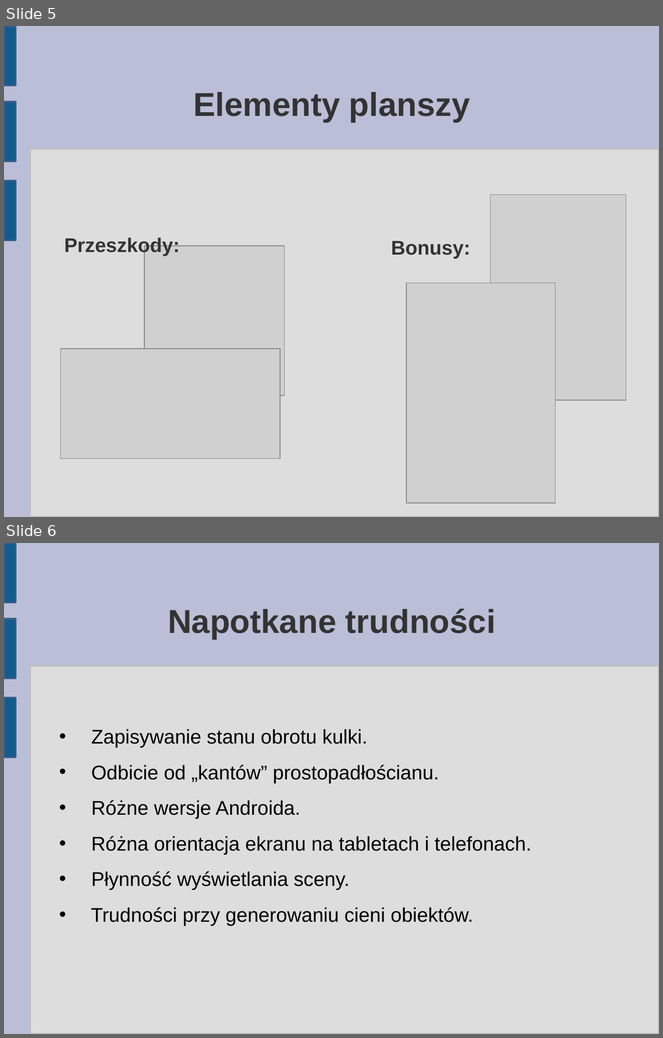
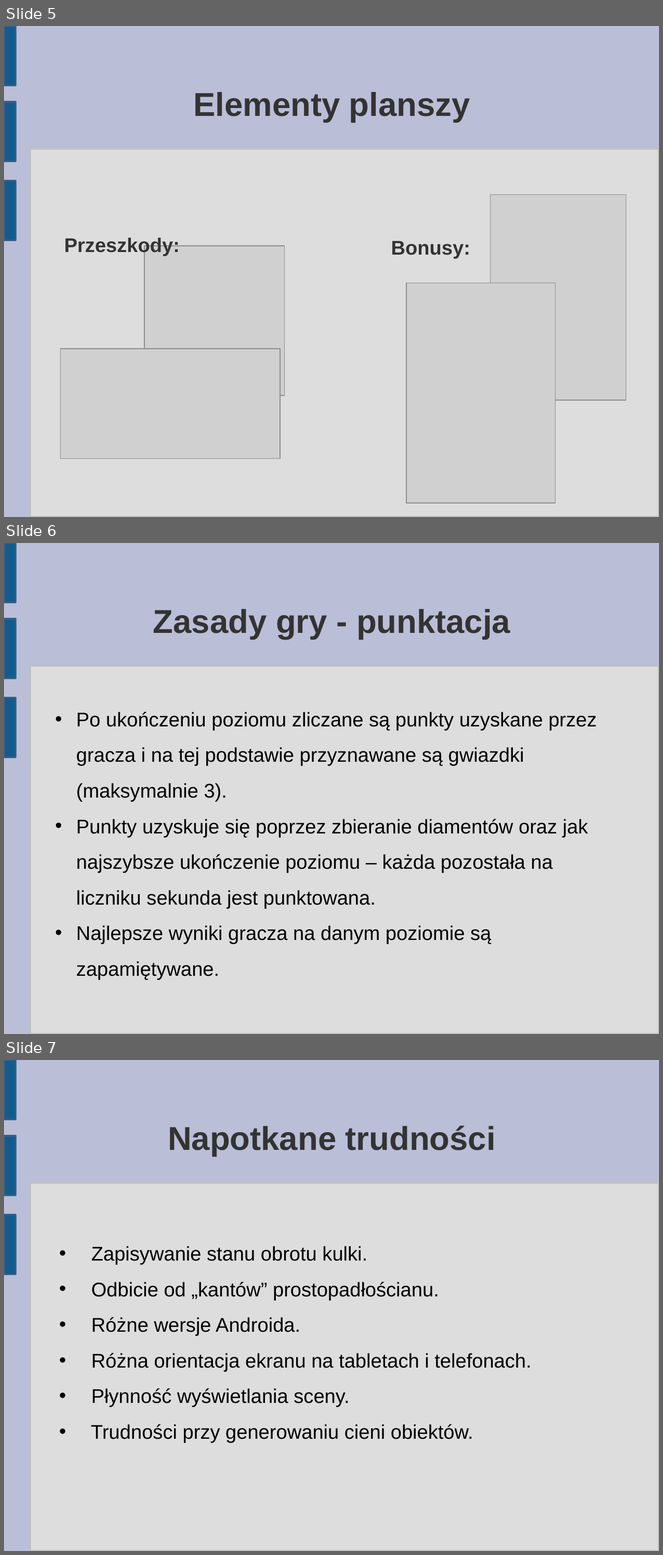
Before and after one commit to matkaczmarski/Praca-inzynierska, a slide deck: Prezentacja/Praca Inżynierska 2.odp. Shown one above the other, each under a label of ours: slides 5 and 6 before the commit, slides 5, 6 and 7 after it. The pictures are 663x1038 and 663x1555 pixels, drawn with LibreOffice and Linux fonts; fonts in the diff are those of the drawing; grey boxes stand for pictures. Boxes give left, top, right and bottom in pixels: in the first picture for what was removed or moved away, otherwise in the second. Text is boxed around its words. In the diff, an @@ line names an element or a change of style, - is before the commit and + after.

```diff
--- a/Prezentacja/Praca Inżynierska 2.odp
+++ b/Prezentacja/Praca Inżynierska 2.odp
@@ slide 6 added at bbox=[4, 543, 659, 1034], background #BABED6; not listed: 4 template elements that a slide beside it also shows @@
@@ title added at bbox=[153, 609, 510, 639], 40 pt, text #333333, bold @@
+Zasady gry - punktacja
@@ text added at bbox=[76, 712, 597, 980], 24 pt, text #000000 @@
+• Po ukończeniu poziomu zliczane są punkty uzyskane przez gracza i na tej podstawie przyznawane są gwiazdki (maksymalnie 3).
+• Punkty uzyskuje się poprzez zbieranie diamentów oraz jak najszybsze ukończenie poziomu – każda pozostała na liczniku sekunda jest punktowana.
+• Najlepsze wyniki gracza na danym poziomie są zapamiętywane.
@@ what was slide 6 is now slide 7 @@
```
Also in this commit, not shown: 2 other slides added, 1 other file.
